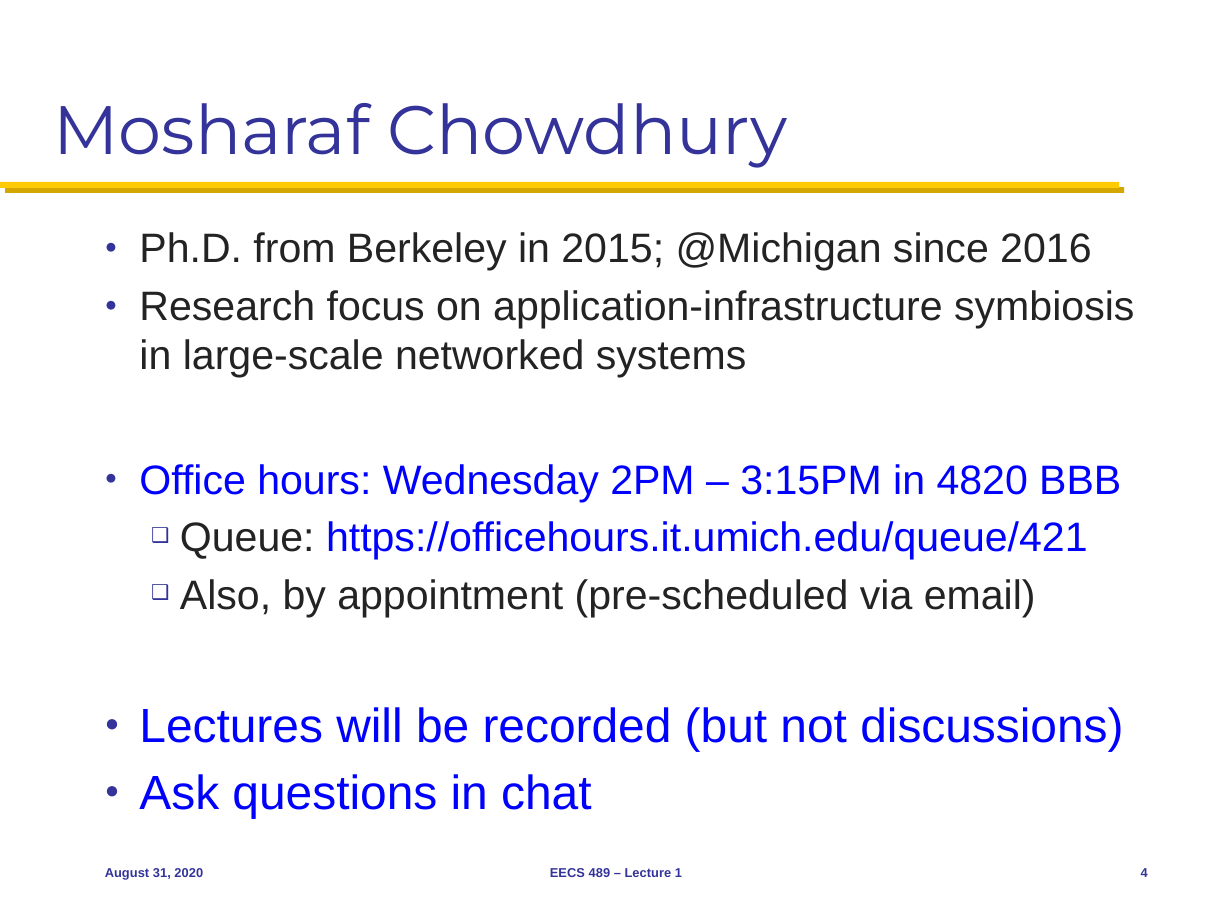
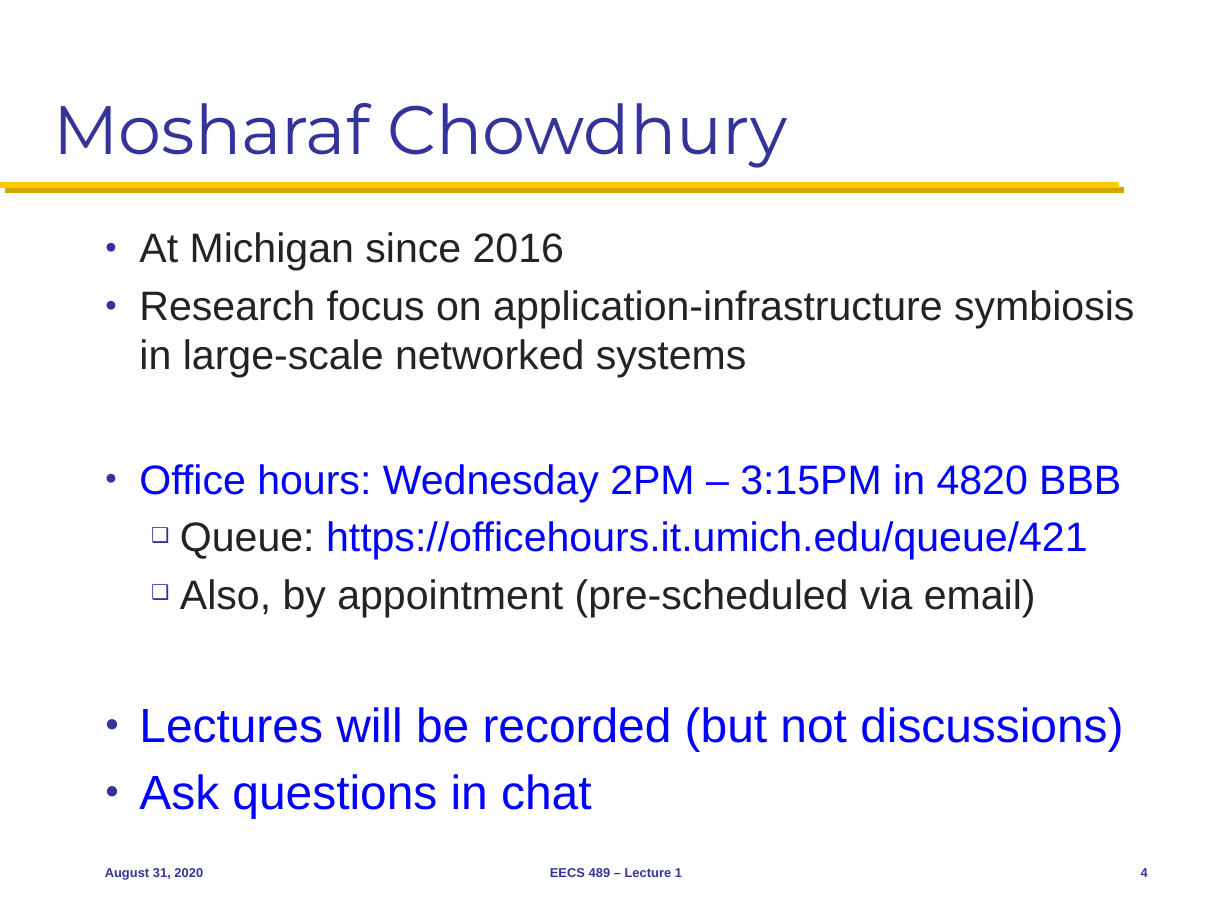
Before and after one commit to mosharaf/eecs489, a slide deck: slide 4 of Slides/083120.pptx. Drawn at 1232x924 pixels with LibreOffice and Linux fonts; fonts in the diff are those of the drawing. Boxes give left, top, right and bottom in pixels: in the first picture for what was removed or moved away, otherwise in the second. Text is boxed around its words. In the diff, an @@ line names an element or a change of style, - is before the commit and + after.

```diff
--- a/Slides/083120.pptx
+++ b/Slides/083120.pptx
@@ text at bbox=[139, 232, 564, 271]: text changed @@
-● Ph.D. from Berkeley in 2015; @Michigan since 2016
+● At Michigan since 2016
```
Also in this commit, not shown: 2 other slides changed, 1 slide added.
